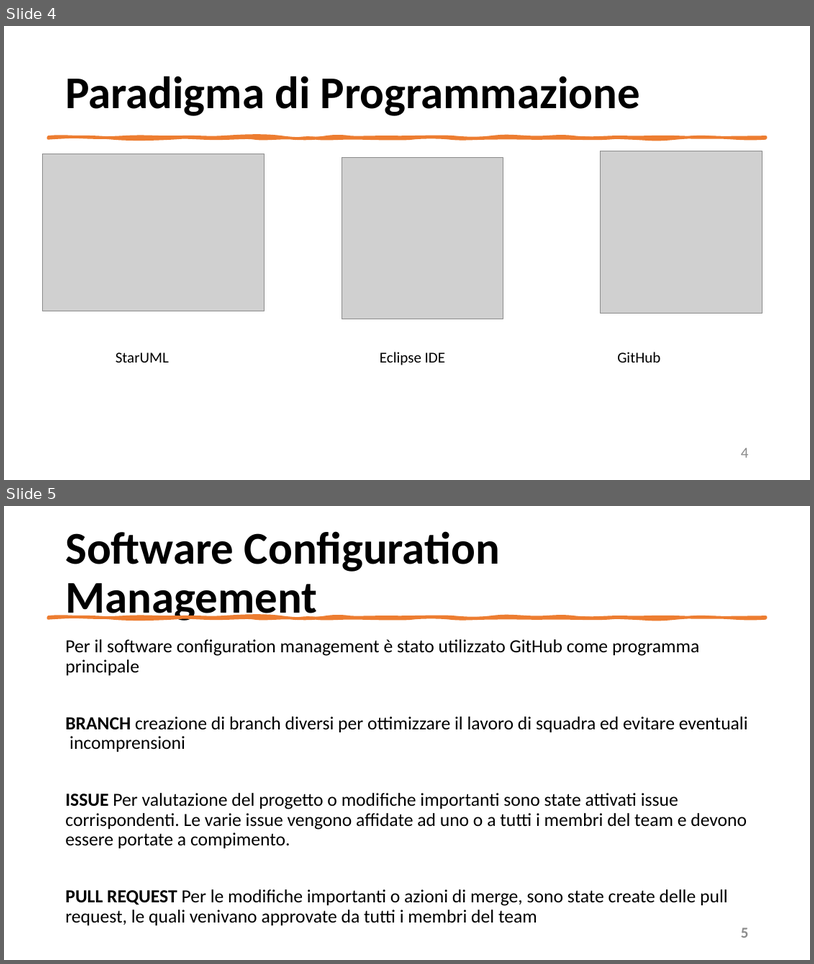
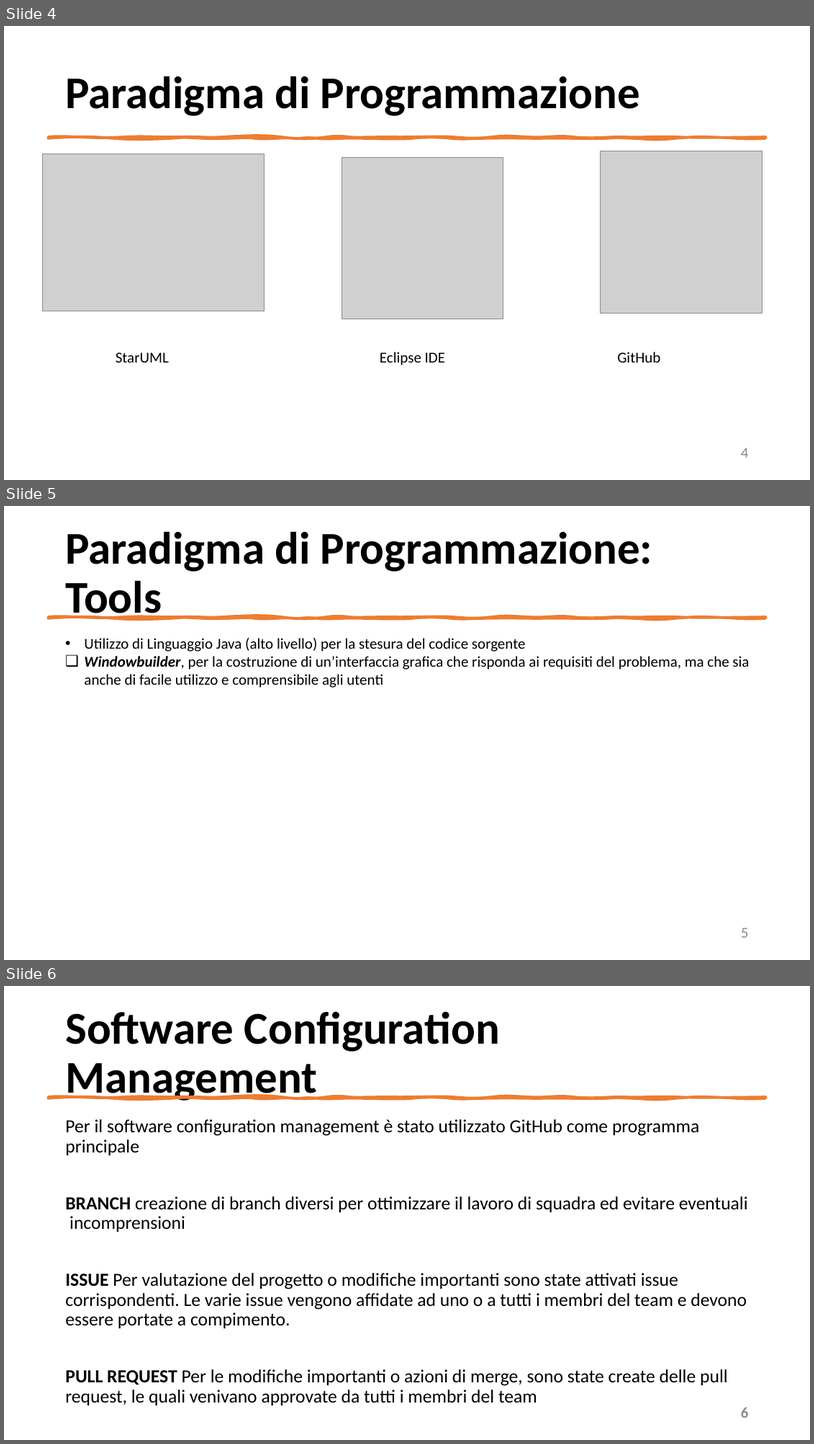
Before and after one commit to mangilimatteo/Progetto_Ingegneria_Software_Cattaneo_Mangili_Saini, a slide deck: Presentazione/Presentazione_Progetto.pptx. Shown one above the other, each under a label of ours: slides 4 and 5 before the commit, slides 4, 5 and 6 after it. The pictures are 814x964 and 814x1444 pixels, drawn with LibreOffice and Linux fonts; fonts in the diff are those of the drawing; grey boxes stand for pictures. Boxes give left, top, right and bottom in pixels: in the first picture for what was removed or moved away, otherwise in the second. Text is boxed around its words. In the diff, an @@ line names an element or a change of style, - is before the commit and + after.

```diff
--- a/Presentazione/Presentazione_Progetto.pptx
+++ b/Presentazione/Presentazione_Progetto.pptx
@@ slide 5 added at box(4, 506, 810, 960), background #FFFFFF @@
@@ title added at box(65, 531, 653, 620), 54 pt, text #000000, bold @@
+Paradigma di Programmazione: Tools
@@ freeform shape added at box(48, 617, 766, 618), fill #ED7D31, outline #ED7D31 3.25 pt @@
@@ text added at box(84, 638, 749, 687), 18 pt, text #000000 @@
+• Utilizzo di Linguaggio Java (alto livello) per la stesura del codice sorgente
+❑ Windowbuilder, per la costruzione di un’interfaccia grafica che risponda ai requisiti del problema, ma che sia anche di facile utilizzo e comprensibile agli utenti
@@ page number added at box(741, 927, 749, 937), 18 pt, text #8C8C8C @@
+5
@@ what was slide 5 is now slide 6 @@
@@ page number at box(741, 1407, 749, 1417): text changed @@
-5
+6
```
Also in this commit, not shown: 6 slides changed, 1 other slide added.
